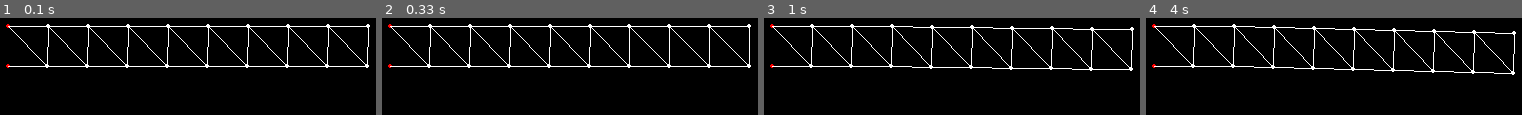
Above: before the commit, frames 1-4 (left to right).
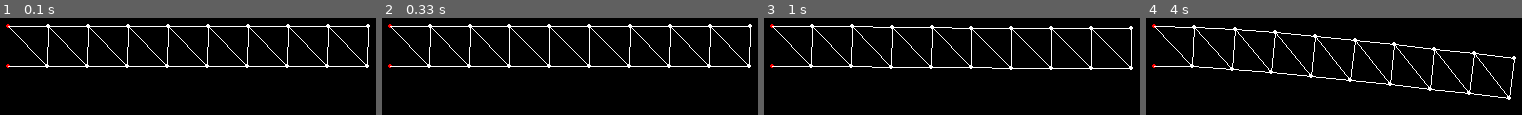
Above: after the commit, the same moments.

Repository: aik6980/coderdojo
Game: pygame game, started from src/pygame101.py
Same seed, same stepped clock (60 frames per second), same inputs: the game is played once before the commit and once after it.
Inputs (mouse positions are in pixels of both pictures, inside the frame that each line leads up to):
- Up to frame 1 (0.1 s): no input
- Up to frame 2 (0.33 s): no input
- Up to frame 3 (1 s): click (outside the picture) at 0.38 s
- Up to frame 4 (4 s): no input

Frame 1 is identical in both runs. In frame 2, 1.4% of the frame differs, in the area x 33-99%, y 6-30%; in frame 3, 2.5%; in frame 4, 6.8%, in the area x 4-99%, y 6-85%.

Commit message:
add pygame103 testebed

Diff:
--- a/src/py_global.py
+++ b/src/py_global.py
@@ -8,6 +8,7 @@
 SCREEN_SIZE = [640, 480]
 MAIN_SURFACE = None
 GAME_CLOCK = None
+GAME_TIME = 0.0
 
 #our game global
 PHYSIC_SIMULATION = None
--- /dev/null
+++ b/src/pygame103.py
@@ -0,0 +1,90 @@
+# pygame101
+import os.path
+import math
+
+import pygame
+
+from pygame.locals import *
+from pygame.math import *
+
+from pygame_appentry import *
+import py_global as glob
+import py_physics.py_physics_simulation as physics
+
+main_dir = os.path.split(os.path.abspath(__file__))[0]
+
+def load_image(file):
+    "loads an image, prepares it for play"
+    file = os.path.join(main_dir, '../res', file)
+    try:
+        surface = pygame.image.load(file)
+    except pygame.error:
+        raise SystemExit('Could not load image "%s" %s'%(file, pygame.get_error()))
+    return surface.convert()
+
+
+class Actor(pygame.sprite.Sprite):
+    speed = 100
+    images = []
+
+    def __init__(self):
+        pygame.sprite.Sprite.__init__(self)
+
+    def initialize(self):
+        self.image = self.images[0]
+        self.rect = self.image.get_rect()
+
+    def update(self):
+        #self.rect.move_ip(0, self.speed * glob.GAME_CLOCK.get_time() * 0.001)
+        self.rect.x = 200 + math.cos(glob.GAME_TIME * 0.005) * 100
+        self.rect.y = 200 + math.sin(glob.GAME_TIME * 0.05) * 100
+        pass
+
+    def set_position(self, x, y):
+        self.rect.x = x
+        self.rect.y = y
+
+class App(BaseApp):
+    draw_group = pygame.sprite.RenderUpdates()
+
+    actor0 = Actor()
+
+    def init(self):
+        #Load images, assign to sprite classes
+        # #(do this before the classes are used, after screen setup
+        img = load_image('asprite.bmp')
+        Actor.images = [img]
+
+        self.actor0.initialize()
+        self.actor0.set_position(200,200)
+
+        self.draw_group.add(self.actor0)
+
+    def update(self):
+        self.handle_input()
+
+        self.actor0.update()
+        # game update
+
+    def render(self):
+        dirty = self.draw_group.draw(glob.MAIN_SURFACE)
+        pass
+
+    def handle_input(self):
+        for event in pygame.event.get():
+            if event.type == pygame.QUIT:
+                self.m_active = False
+            if event.type == pygame.MOUSEBUTTONUP:
+                if event.button == 1:
+                    pass
+
+        key_pressed = pygame.key.get_pressed()
+        if key_pressed[pygame.K_UP]:
+            print("Key pressed")
+
+    def initPolygon(self):
+        pass
+
+if __name__ == "__main__":
+    theApp = App()
+    theApp.on_execute()
--- a/src/pygame_appentry.py
+++ b/src/pygame_appentry.py
@@ -30,7 +30,8 @@
             #print some debug info
 
             pygame.display.flip()
-            glob.GAME_CLOCK.tick()
+            glob.GAME_CLOCK.tick(30)
+            glob.GAME_TIME += glob.GAME_CLOCK.get_time()
 
         self.destroy()
         pygame.quit()
